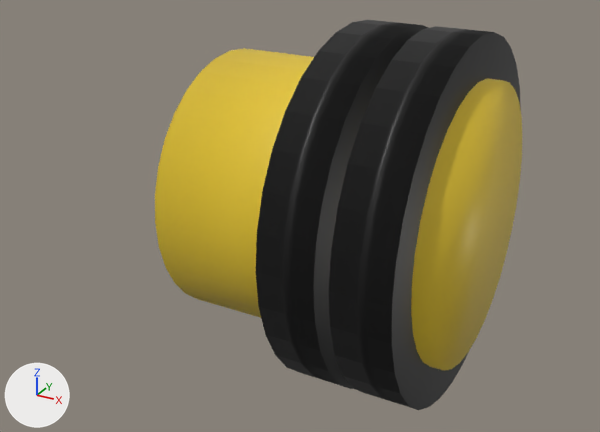
What one commit did to the Blender file assets/ship/thruster/SpaceshipThruster.blend.
Camera for both pictures: a 50 mm camera at (2.42, -5.13, 2.36) aimed at (-0.45, 0.08, -0.25). Arrows for +X, +Y and +Z are at lower left; the lights stay in place.
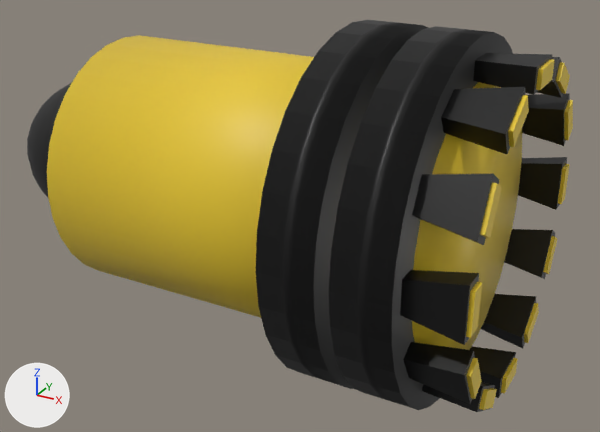
Diff of the bpy script that builds the scene:
```diff
--- a/assets/ship/thruster/SpaceshipThruster.blend.py
+++ b/assets/ship/thruster/SpaceshipThruster.blend.py
@@ me_cylinder @@
 me_cylinder.from_pydata(...)  # 64 vertices, 34 faces; spans x -1.0..1.0, y -1.0..1.0, z -1.0..1.0
 # used by ob_maincylinder; location = (0.0, 0.0, 0.0); rotation_euler = (0.0, 1.571, 0.0), in degrees (0, 90, 0)
+# me_cylinder part 1: the whole mesh is scaled about its middle by (1, 1, 1.5), then moved by (0.0, 0.0, -0.5)
 me_cylinder.materials.append(mat_yellow)
@@ ob_sphere @@
+ob_sphere = bpy.data.objects.new('Sphere', me_sphere)  # a UV sphere (32 segments, 16 rings, poles along z) spanning x -1.0..1.0, y -1.0..1.0, z -1.0..1.0; in mat_black (black #000000)
+ob_sphere.location = (-2.0, 0.0, 0.0)
+ob_sphere.scale = (1.0, 0.7, 0.7)
@@ ob_cube_012 @@
+ob_cube_012 = bpy.data.objects.new('Cube.012', me_cube_012)  # 20 vertices, 14 faces; spans x 0.8..1.33, y -19.73..-16.93, z -1.9..1.9; in mat_yellow (yellow #e7c72e), mat_black (black #000000)
+ob_cube_012.location = (0.0, 0.0, 0.0)
+ob_cube_012.rotation_euler = (-7.33, 0.0, 0.0)  # degrees (300, 0, 0)
+ob_cube_012.scale = (1.0, 0.06, 0.1)
@@ ob_cube_011 @@
+ob_cube_011 = bpy.data.objects.new('Cube.011', me_cube_012.copy())
+ob_cube_011.location = (0.0, 0.0, 0.0)
+ob_cube_011.rotation_euler = (-6.807, 0.0, 0.0)  # degrees (330, 0, 0)
+ob_cube_011.scale = (1.0, 0.06, 0.1)
@@ ob_cube_010 @@
+ob_cube_010 = bpy.data.objects.new('Cube.010', me_cube_012.copy())
+ob_cube_010.location = (0.0, 0.0, 0.0)
+ob_cube_010.rotation_euler = (-6.283, 0.0, 0.0)  # degrees (-360, 0, 0)
+ob_cube_010.scale = (1.0, 0.06, 0.1)
@@ ob_cube_009 @@
+ob_cube_009 = bpy.data.objects.new('Cube.009', me_cube_012.copy())
+ob_cube_009.location = (0.0, 0.0, 0.0)
+ob_cube_009.rotation_euler = (-5.76, 0.0, 0.0)  # degrees (-330, 0, 0)
+ob_cube_009.scale = (1.0, 0.06, 0.1)
@@ ob_cube_008 @@
+ob_cube_008 = bpy.data.objects.new('Cube.008', me_cube_012.copy())
+ob_cube_008.location = (0.0, 0.0, 0.0)
+ob_cube_008.rotation_euler = (-5.236, 0.0, 0.0)  # degrees (-300, 0, 0)
+ob_cube_008.scale = (1.0, 0.06, 0.1)
@@ ob_cube_007 @@
+ob_cube_007 = bpy.data.objects.new('Cube.007', me_cube_012.copy())
+ob_cube_007.location = (0.0, 0.0, 0.0)
+ob_cube_007.rotation_euler = (-4.712, 0.0, 0.0)  # degrees (-270, 0, 0)
+ob_cube_007.scale = (1.0, 0.06, 0.1)
@@ ob_cube_006 @@
+ob_cube_006 = bpy.data.objects.new('Cube.006', me_cube_012.copy())
+ob_cube_006.location = (0.0, 0.0, 0.0)
+ob_cube_006.rotation_euler = (-4.189, 0.0, 0.0)  # degrees (-240, 0, 0)
+ob_cube_006.scale = (1.0, 0.06, 0.1)
@@ ob_cube_005 @@
+ob_cube_005 = bpy.data.objects.new('Cube.005', me_cube_012.copy())
+ob_cube_005.location = (0.0, 0.0, 0.0)
+ob_cube_005.rotation_euler = (-3.665, 0.0, 0.0)  # degrees (-210, 0, 0)
+ob_cube_005.scale = (1.0, 0.06, 0.1)
@@ ob_cube_004 @@
+ob_cube_004 = bpy.data.objects.new('Cube.004', me_cube_012.copy())
+ob_cube_004.location = (0.0, 0.0, 0.0)
+ob_cube_004.rotation_euler = (-3.142, 0.0, 0.0)  # degrees (-180, 0, 0)
+ob_cube_004.scale = (1.0, 0.06, 0.1)
@@ ob_cube_003 @@
+ob_cube_003 = bpy.data.objects.new('Cube.003', me_cube_012.copy())
+ob_cube_003.location = (0.0, 0.0, 0.0)
+ob_cube_003.rotation_euler = (-2.618, 0.0, 0.0)  # degrees (-150, 0, 0)
+ob_cube_003.scale = (1.0, 0.06, 0.1)
@@ ob_cube_002 @@
+ob_cube_002 = bpy.data.objects.new('Cube.002', me_cube_012.copy())
+ob_cube_002.location = (0.0, 0.0, 0.0)
+ob_cube_002.rotation_euler = (-2.094, 0.0, 0.0)  # degrees (-120, 0, 0)
+ob_cube_002.scale = (1.0, 0.06, 0.1)
@@ ob_cube_001 @@
+ob_cube_001 = bpy.data.objects.new('Cube.001', me_cube_012.copy())
+ob_cube_001.location = (0.0, 0.0, 0.0)
+ob_cube_001.rotation_euler = (-1.571, 0.0, 0.0)  # degrees (-90, 0, 0)
+ob_cube_001.scale = (1.0, 0.06, 0.1)
```

Changed parts and their boxes (x1, y1, x2, y2) in the pictures (600 x 432 px; the box of a moved part takes in the faces that stretch with it):
'MainCylinder', mesh rescaled (29% wider)
    before: (155, 48, 522, 370)
    after: (47, 35, 522, 350)
'Cube.010', added
    after: (400, 270, 482, 345)
'Cube.011', added (black)
    after: (412, 174, 502, 245)
'Cube.012', added
    after: (441, 87, 529, 154)
'Cube.009', added (black)
    after: (403, 342, 482, 404)
'Cube.001', added (black)
    after: (473, 53, 555, 95)
'Cube.006', added (black)
    after: (481, 294, 539, 349)
'Cube.004', added
    after: (518, 157, 570, 210)
'Cube.003', added
    after: (522, 93, 573, 146)
'Cube.005', added (black)
    after: (504, 229, 557, 279)
'Sphere', added (black)
    after: (27, 83, 71, 197)
'Cube.007', added
    after: (470, 346, 518, 398)
'Cube.008', added
    after: (422, 382, 497, 412)
'Cube.002', added (yellow)
    after: (537, 57, 570, 98)
part 1 of me_cylinder, moved or reshaped
    before: (155, 48, 502, 370)
    after: (47, 35, 493, 344)
